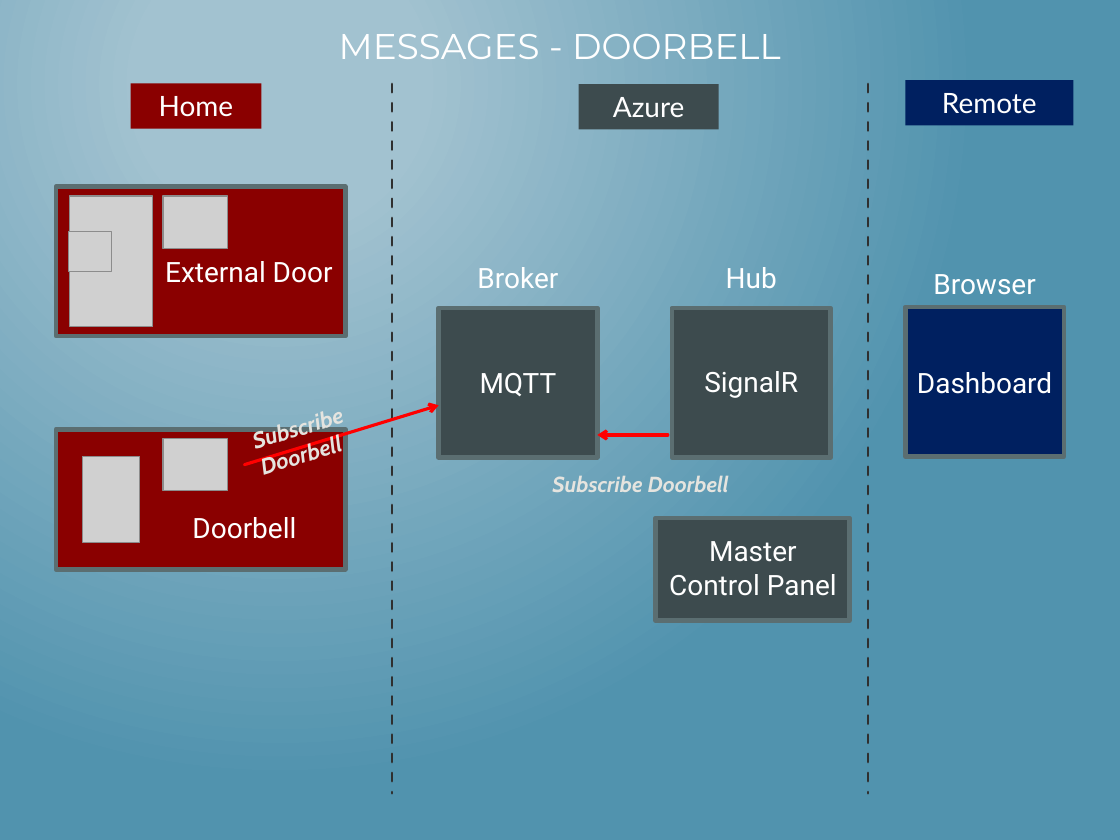
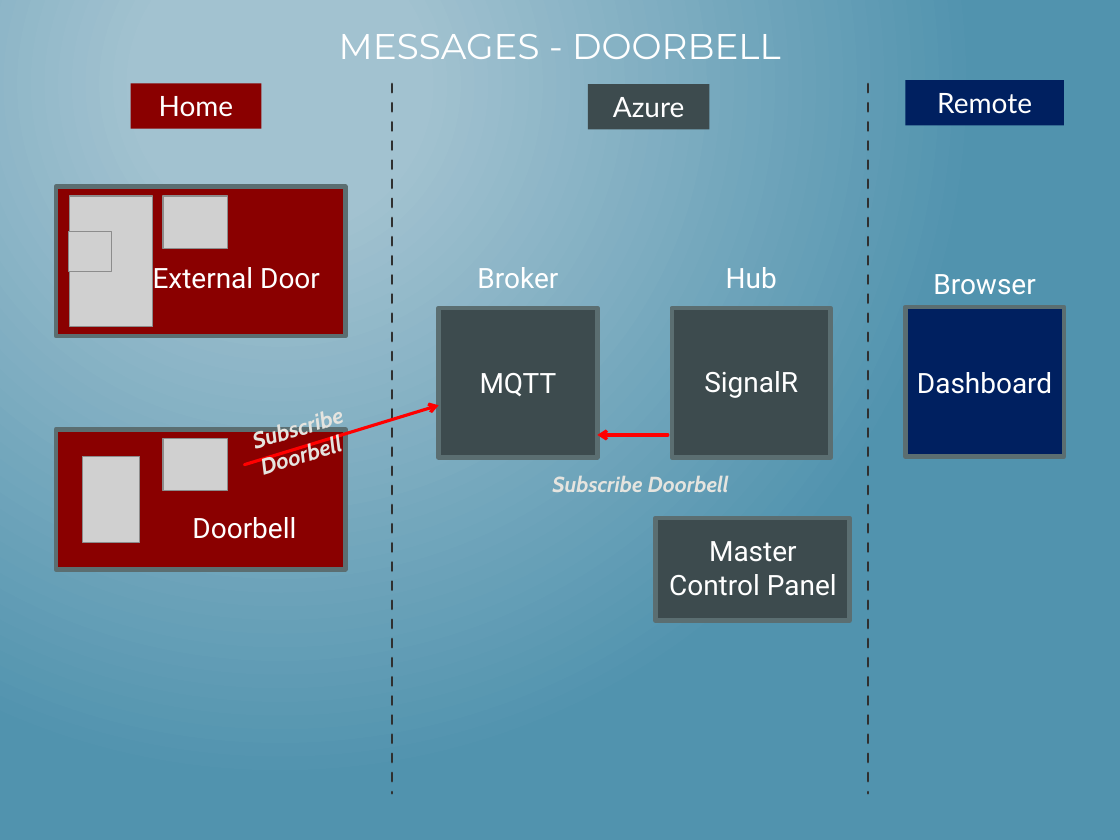
Before and after one commit to mlinnen/CloudHomeSecurity, a slide deck: slide 11 of docs/HacknightPowerPoint.pptx. Drawn at 1120x840 pixels with LibreOffice and Linux fonts; fonts in the diff are those of the drawing; grey boxes stand for pictures. Boxes give left, top, right and bottom in pixels: in the first picture for what was removed or moved away, otherwise in the second. Text is boxed around its words. In the diff, an @@ line names an element or a change of style, - is before the commit and + after.

```diff
--- a/docs/HacknightPowerPoint.pptx
+++ b/docs/HacknightPowerPoint.pptx
@@ rectangle "Azure": place and size @@
-rectangle "Azure" at [579,84,719,129]
+rectangle "Azure" at [588,84,709,129]
@@ rectangle "Remote": place and size @@
-rectangle "Remote" at [905,81,1073,125]
+rectangle "Remote" at [905,81,1064,125]
@@ text "External Door": place and size @@
-text "External Door" at [165,261,333,283]
+text "External Door" at [153,267,320,289]
```
Also in this commit, not shown: 15 other slides changed, 6 slides added.
